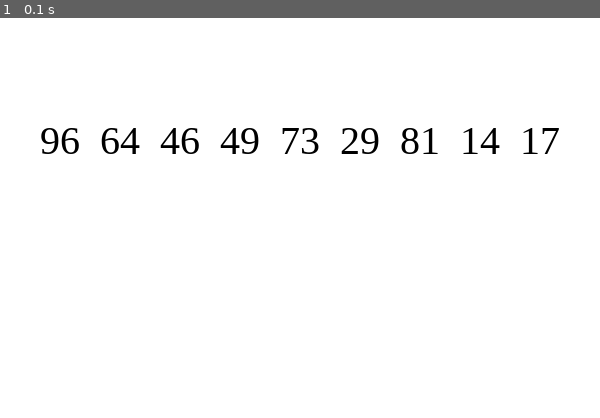
Above: before the commit, frame 1.
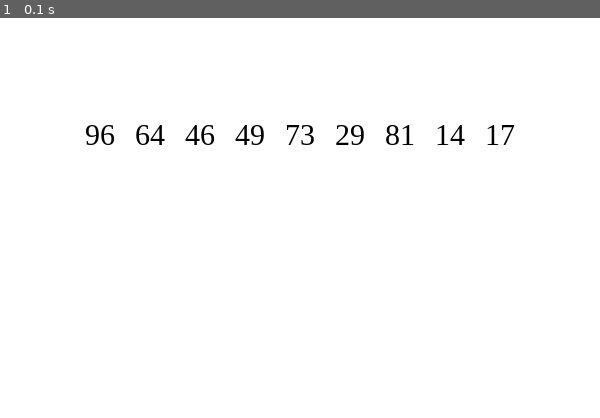
Above: after the commit, the same moment.

Repository: artialpha/Presenting-sorting
Game: pygame game, started from main.py
Same seed, same stepped clock (60 frames per second), same inputs: the game is played once before the commit and once after it.
Inputs:
- Up to frame 1 (0.1 s): no input

The runs differ from the first frame. In frame 1, 2.1% of the frame differs, in the area x 6-94%, y 26-34%.

Commit message:
a little adjustment

Diff:
--- a/Window/Draw.py
+++ b/Window/Draw.py
@@ -6,7 +6,7 @@
 class Draw:
     WHITE = (255, 255, 255)
     BLACK = (0, 0, 0)
-    FONT = pygame.font.SysFont("Times New Roman", 40)
+    FONT = pygame.font.SysFont("Times New Roman", 30)
 
     def __init__(self, width, height, lst):
         self.width = width
@@ -32,7 +32,7 @@
         self.window.fill(self.WHITE)
 
     def prepare_list_display(self):
-        x = (self.width - self.space_for_number + self.padding) / 2
+        x = (self.width - self.size_of_number) / 2
         y = self.height / 4
 
         length_lst_half = int(len(self.lst) / 2)
